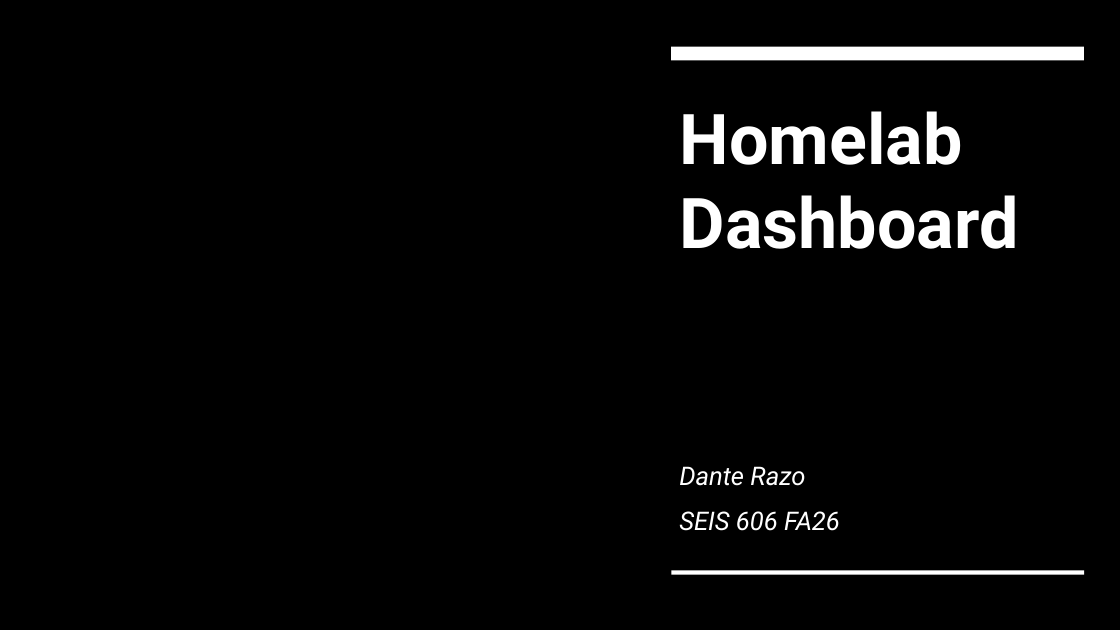
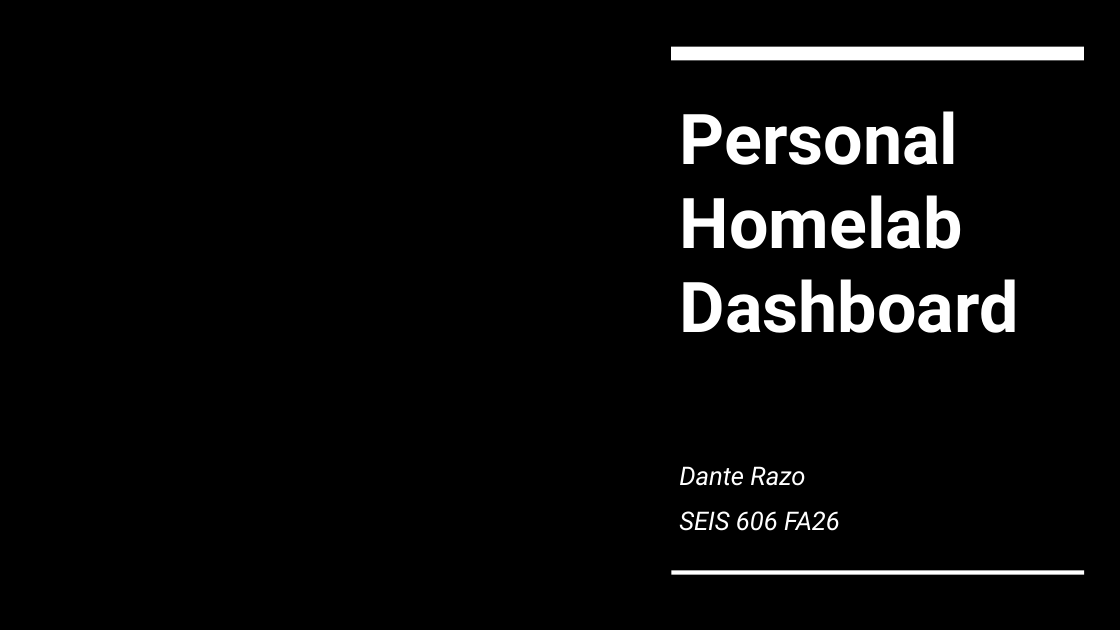
Before and after one commit to danterazo/seis-606, a slide deck: slide 1 of project/deliverables/project-presentation.pptx. Drawn at 1120x630 pixels with LibreOffice and Linux fonts; fonts in the diff are those of the drawing; background and template pictures are left out. Boxes give left, top, right and bottom in pixels: in the first picture for what was removed or moved away, otherwise in the second. Text is boxed around its words. In the diff, an @@ line names an element or a change of style, - is before the commit and + after.

```diff
--- a/project/deliverables/project-presentation.pptx
+++ b/project/deliverables/project-presentation.pptx
@@ title at <box>680,111,1019,333</box>: text changed @@
-Homelab Dashboard
+Personal
+Homelab Dashboard
```
Also in this commit, not shown: 1 other slide changed, 6 slides added, 3 slides removed.
